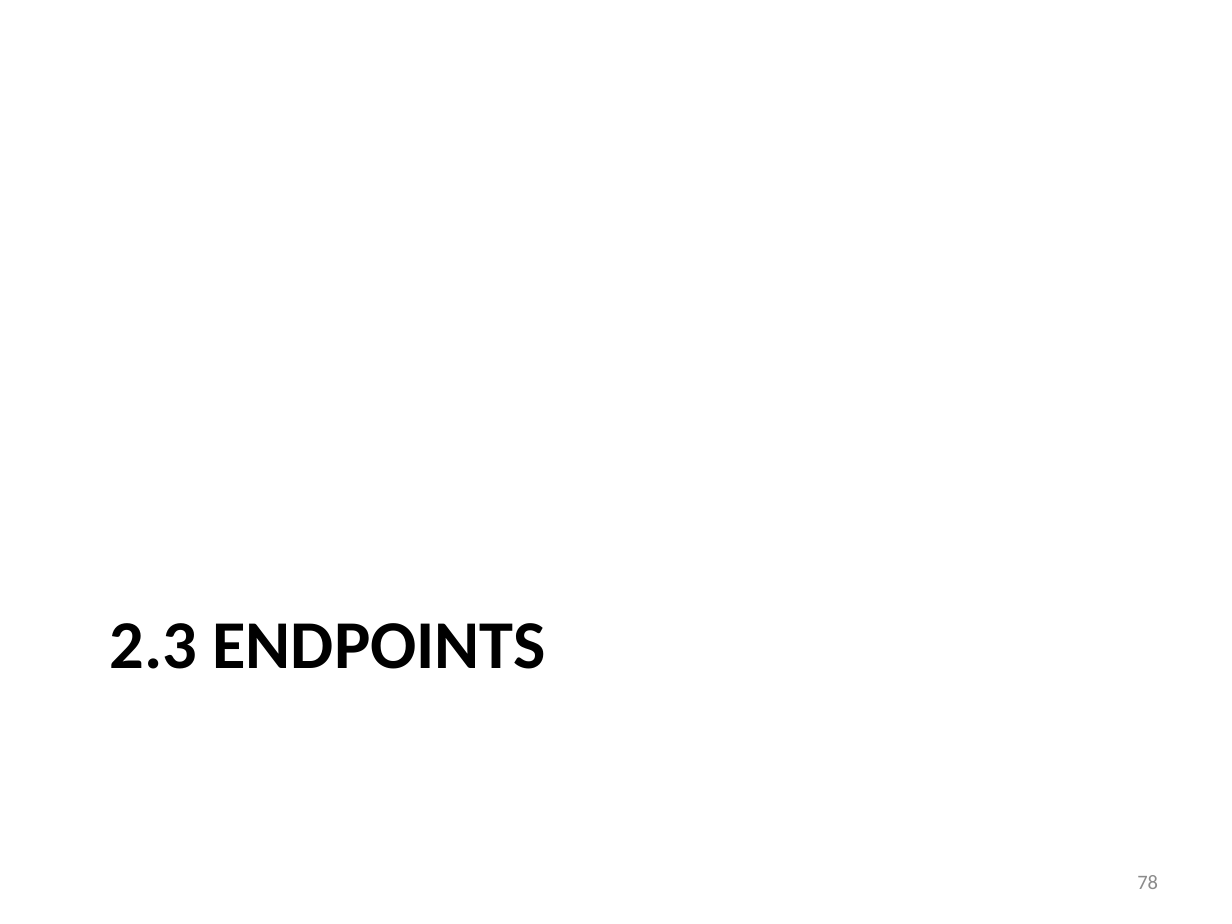
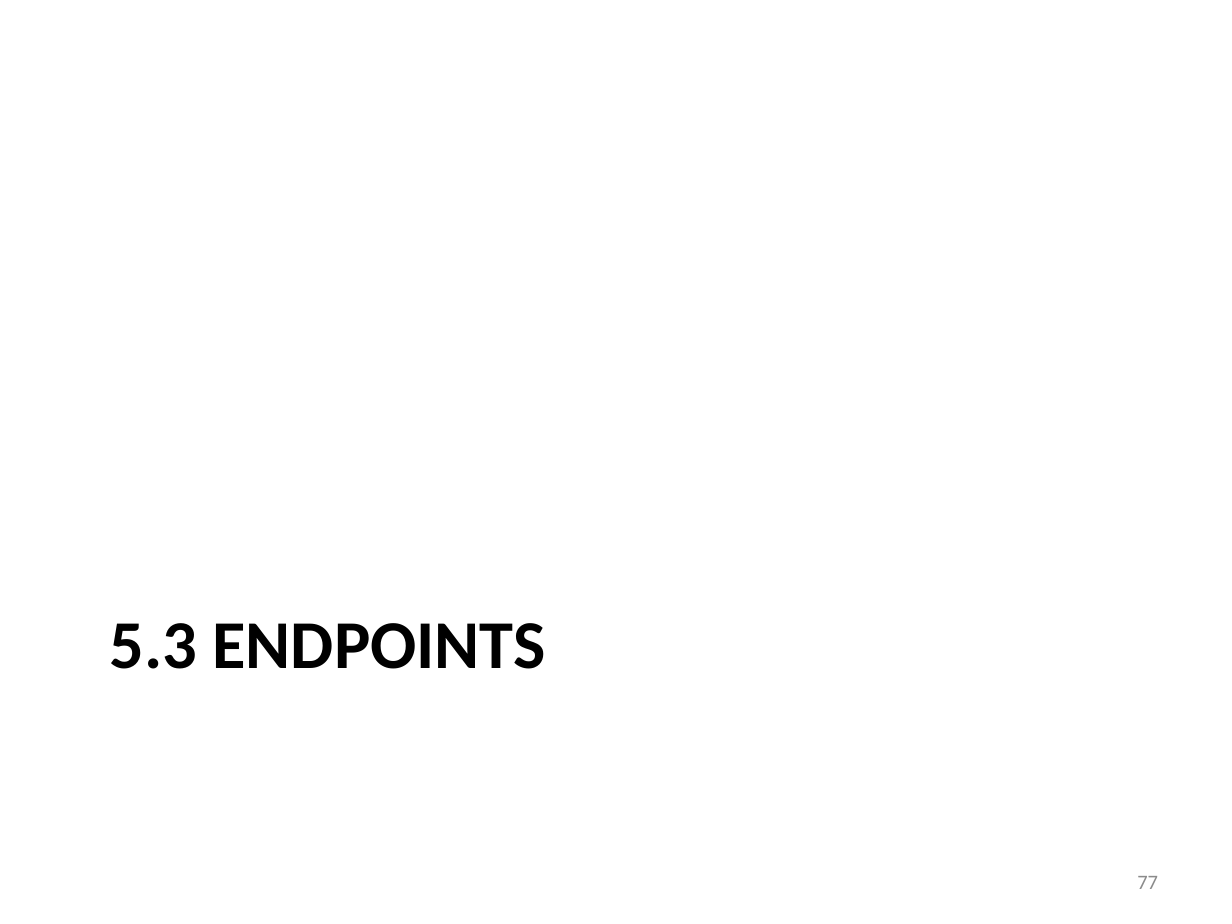
Before and after one commit to iancooper/Presentations, a slide deck: slide 77 of Practical Messaging - Day 1 - New.pptx (slide 78 before the commit). Drawn at 1232x924 pixels with LibreOffice and Linux fonts; fonts in the diff are those of the drawing. Boxes give left, top, right and bottom in pixels: in the first picture for what was removed or moved away, otherwise in the second. Text is boxed around its words. In the diff, an @@ line names an element or a change of style, - is before the commit and + after.

```diff
--- a/Practical Messaging - Day 1 - New.pptx
+++ b/Practical Messaging - Day 1 - New.pptx
@@ title at <box>110,623,546,669</box>: text changed @@
-2.3 ENDPOINTS
+5.3 ENDPOINTS
@@ page number at <box>1137,876,1158,889</box>: text changed @@
-78
+77
```
Also in this commit, not shown: 9 other slides changed, 6 slides added, 7 slides removed.
